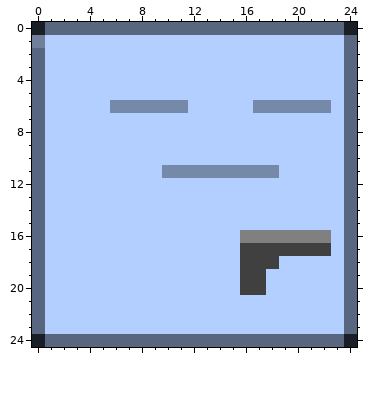
Pixel-art sprite: data/cub1.png. That is the earlier state.
The file is 25x25 pixels. Colours within 5 levels of each other are drawn and written as one.
The result:
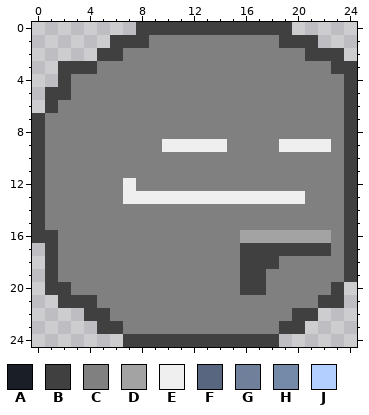
Palette (. is transparent): A #1a1e26  B #404040  C #808080  D #a3a3a3  E #efefef  F #58677f  G #6b7c99f1  H #7589a9  J #b2cfff
What changed:
Changed rows in their new state; - is an unchanged pixel.
first column x 0:
 0 ........BBBBBBBBBBBB.....
 1 ......BBBCCCCCCCCCCBBB...
 2 .....BBCCCCCCCCCCCCCCBBB.
 3 ..BBBCCCCCCCCCCCCCCCCCCBB
 4 ..BCCCCCCCCCCCCCCCCCCCCCB
 5 .BBCCCCCCCCCCCCCCCCCCCCCB
 6 .BCCCCCCCCCCCCCCCCCCCCCCB
 7 BCCCCCCCCCCCCCCCCCCCCCCCB
 8 BCCCCCCCCCCCCCCCCCCCCCCCB
 9 BCCCCCCCCCEEEEECCCCEEEECB
10 BCCCCCCCCCCCCCCCCCCCCCCCB
11 BCCCCCCCCCCCCCCCCCCCCCCCB
12 BCCCCCCECCCCCCCCCCCCCCCCB
13 BCCCCCCEEEEEEEEEEEEEECCCB
14 BCCCCCCCCCCCCCCCCCCCCCCCB
15 BCCCCCCCCCCCCCCCCCCCCCCCB
16 BBCCCCCCCCCCCCCCDDDDDDDCB
17 .BCCCCCCCCCCCCCC-------CB
18 .BCCCCCCCCCCCCCC---CCCCCB
19 .BCCCCCCCCCCCCCC--CCCCCCB
20 .BBCCCCCCCCCCCCC--CCCCCB.
21 ..BBBCCCCCCCCCCCCCCCCCBB.
22 ....BBCCCCCCCCCCCCCCBB...
23 .....BBCCCCCCCCCCCCBB....
24 .......BBBBBBBBBBBB......
Where, in picture pixels (left, top, right, bottom), the same in both pictures:
changed: (32, 22, 357, 347)
